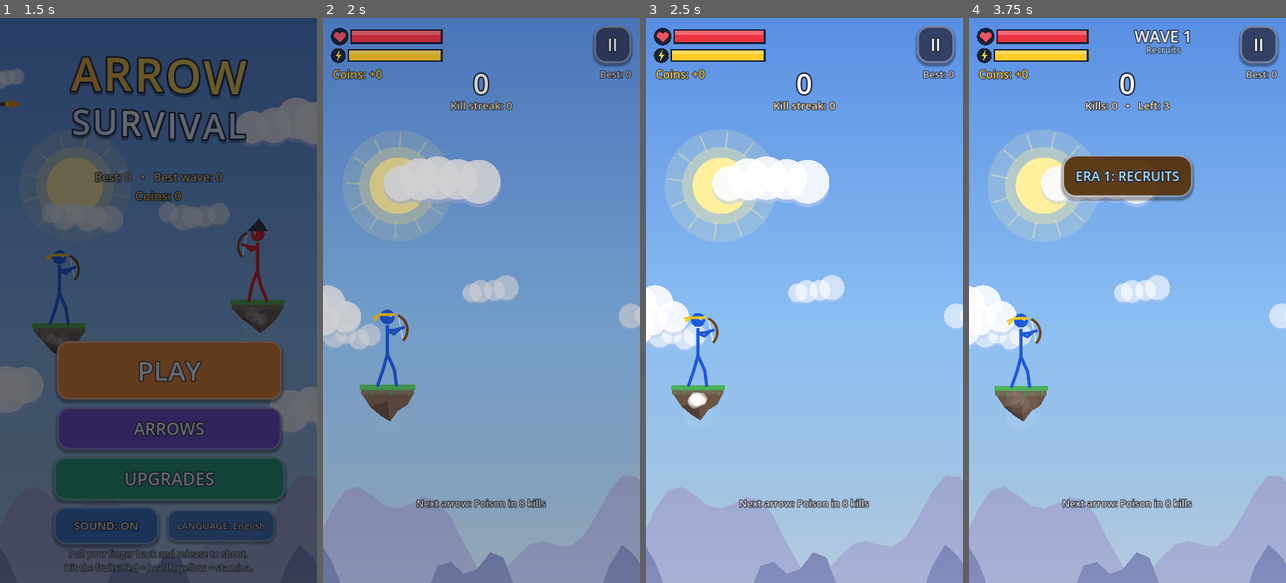
Above: before the commit, frames 1-4 (left to right).
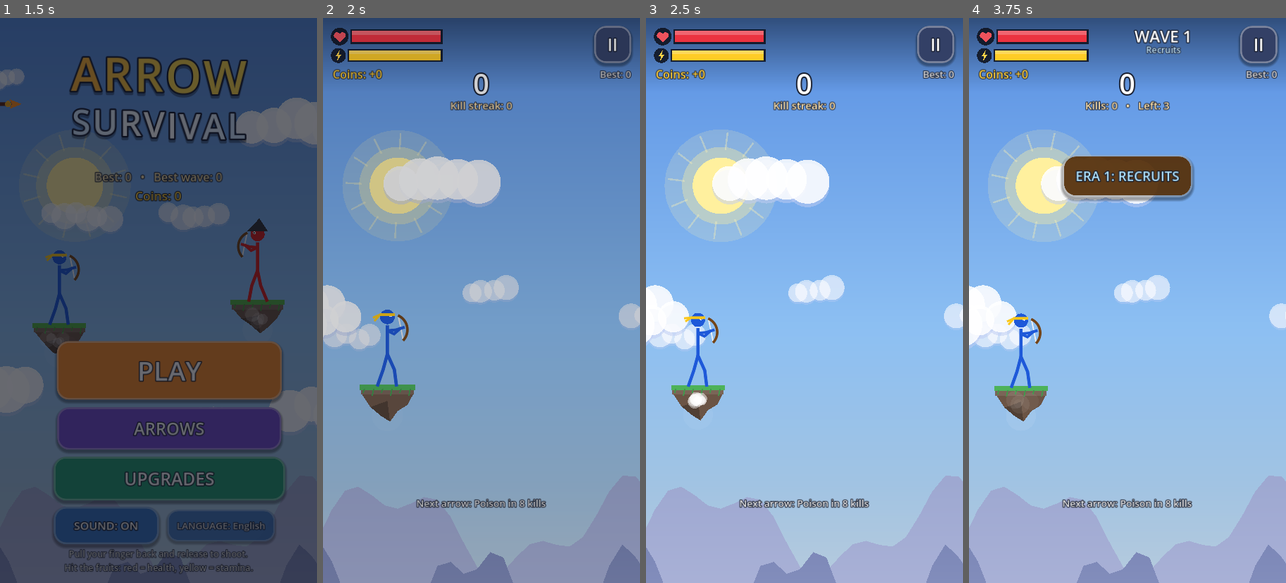
Above: after the commit, the same moments.

Repository: RenanSantosF/Game-Arrow-survival
Game: Godot game, scene res://scenes/menu.tscn
Two runs of this game, one before a commit and one after it. Both use one fixed random seed, a clock stepped at 60 frames per second and the inputs below.
Inputs (mouse positions are in pixels of both pictures, inside the frame that each line leads up to):
- Up to frame 1 (1.5 s): move the mouse to (228, 272) at 0.52 s; click (228, 272) at 0.67 s; click "PLAY" at 1.25 s
- Up to frame 2 (2 s): no input
- Up to frame 3 (2.5 s): click "II" at 2 s
- Up to frame 4 (3.75 s): click "II" at 2.75 s; click "RESUME" at 3.5 s

Frame 1 is identical in both runs. In frame 2, 6.7% of the frame differs, in the area x 0-100%, y 0-10%; in frame 3, 7.5%; in frame 4, 7.1%.

Commit message:
HUD respeita a área segura (notch/câmera) e ganha sombra no topo
Menu e Arsenal também ficam dentro da área segura.

Co-Authored-By: Claude Opus 5.5 <noreply@anthropic.com>
Claude-Session: https://claude.ai/code/session_01GZRVREyHpaWUDmPFkt9nyA

Diff:
--- a/scripts/menu/arsenal.gd
+++ b/scripts/menu/arsenal.gd
@@ -320,7 +320,7 @@
 	add_child(bg)
 
 	var margin := MarginContainer.new()
-	margin.set_anchors_and_offsets_preset(Control.PRESET_FULL_RECT)
+	UiKit.fit_safe_area(margin)
 	for side in ["left", "right"]:
 		margin.add_theme_constant_override("margin_" + side, 16)
 	margin.add_theme_constant_override("margin_top", 18)
--- a/scripts/menu/menu.gd
+++ b/scripts/menu/menu.gd
@@ -52,8 +52,8 @@
 	_ui = CanvasLayer.new()
 	add_child(_ui)
 	var root := Control.new()
-	root.set_anchors_preset(Control.PRESET_FULL_RECT)
 	root.mouse_filter = Control.MOUSE_FILTER_IGNORE
+	UiKit.fit_safe_area(root)
 	_ui.add_child(root)
 
 	var logo := TitleLogo.new()
--- a/scripts/ui/game_hud.gd
+++ b/scripts/ui/game_hud.gd
@@ -56,16 +56,19 @@
 
 func _ready() -> void:
 	layer = 10
-	_root = Control.new()
-	_root.set_anchors_preset(Control.PRESET_FULL_RECT)
-	_root.mouse_filter = Control.MOUSE_FILTER_IGNORE
-	add_child(_root)
-
+	# Clarão de dano e sombra do topo cobrem a tela inteira (inclusive o notch).
 	_vignette = ColorRect.new()
 	_vignette.set_anchors_preset(Control.PRESET_FULL_RECT)
 	_vignette.color = Color(0.8, 0, 0, 0)
 	_vignette.mouse_filter = Control.MOUSE_FILTER_IGNORE
-	_root.add_child(_vignette)
+	add_child(_vignette)
+	add_child(_make_top_shade())
+
+	# O resto do HUD fica dentro da área segura, longe do notch e da câmera.
+	_root = Control.new()
+	_root.mouse_filter = Control.MOUSE_FILTER_IGNORE
+	UiKit.fit_safe_area(_root)
+	add_child(_root)
 
 	var bars := VBoxContainer.new()
 	bars.position = Vector2(18, 22)
@@ -148,6 +151,26 @@
 	_root.add_child(_banner)
 
 	rebuild_arrow_bar()
+
+
+## Faixa escura em degradê no topo para os textos se destacarem do céu.
+func _make_top_shade() -> TextureRect:
+	var grad := Gradient.new()
+	grad.set_color(0, Color(0, 0, 0, 0.45))
+	grad.set_color(1, Color(0, 0, 0, 0))
+	var tex := GradientTexture2D.new()
+	tex.gradient = grad
+	tex.fill_from = Vector2(0, 0)
+	tex.fill_to = Vector2(0, 1)
+	tex.width = 4
+	tex.height = 64
+	var shade := TextureRect.new()
+	shade.texture = tex
+	shade.stretch_mode = TextureRect.STRETCH_SCALE
+	shade.mouse_filter = Control.MOUSE_FILTER_IGNORE
+	var h := 170.0 + UiKit.safe_insets(get_viewport()).position.y
+	UiKit.anchor(shade, Control.PRESET_TOP_WIDE, 0, 0, 0, h)
+	return shade
 
 
 ## Diz se um ponto da tela está sobre um botão (o jogador não mira ali).
--- a/scripts/ui/ui_kit.gd
+++ b/scripts/ui/ui_kit.gd
@@ -94,6 +94,42 @@
 	tw.parallel().tween_property(node, "scale", Vector2.ONE, 0.45).set_trans(Tween.TRANS_BACK).set_ease(Tween.EASE_OUT)
 
 
+## Margens da área segura (notch, câmera furada, cantos arredondados) em pixels
+## da tela do jogo: position = (esquerda, topo), size = (direita, baixo).
+## No computador é zero; "--notch" na linha de comando simula um notch para testes.
+static func safe_insets(vp: Viewport) -> Rect2:
+	var vis := vp.get_visible_rect().size
+	if OS.get_cmdline_user_args().has("--notch"):
+		return Rect2(0, 90, 0, 40)
+	if not OS.has_feature("mobile"):
+		return Rect2()
+	var win := Vector2(DisplayServer.window_get_size())
+	var safe := Rect2(DisplayServer.get_display_safe_area())
+	if win.x <= 0.0 or safe.size.x <= 0.0:
+		return Rect2()
+	var k := vis.x / win.x
+	var lim := vis.y * 0.15
+	return Rect2(
+		clampf(safe.position.x * k, 0.0, lim), clampf(safe.position.y * k, 0.0, lim),
+		clampf((win.x - safe.end.x) * k, 0.0, lim), clampf((win.y - safe.end.y) * k, 0.0, lim))
+
+
+## Faz um Control ocupar a tela toda menos o notch e as bordas que o aparelho
+## esconde, e se ajusta se a tela mudar (girar, dividir tela...).
+## Chame antes de colocar o Control na árvore.
+static func fit_safe_area(c: Control) -> void:
+	c.set_anchors_preset(Control.PRESET_FULL_RECT)
+	var apply := func() -> void:
+		var ins := safe_insets(c.get_viewport())
+		c.offset_left = ins.position.x
+		c.offset_top = ins.position.y
+		c.offset_right = -ins.size.x
+		c.offset_bottom = -ins.size.y
+	c.ready.connect(func() -> void:
+		apply.call()
+		c.get_viewport().size_changed.connect(apply), CONNECT_ONE_SHOT)
+
+
 ## Ancora um Control e define suas margens (offsets) em relação às âncoras.
 static func anchor(c: Control, preset: Control.LayoutPreset, left: float, top: float, right: float, bottom: float) -> void:
 	c.set_anchors_preset(preset)
